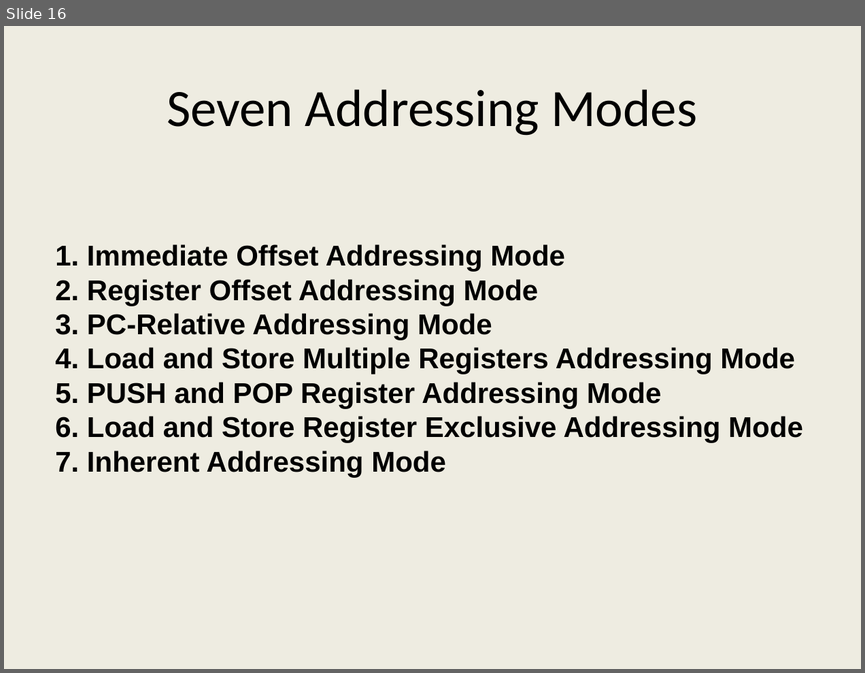
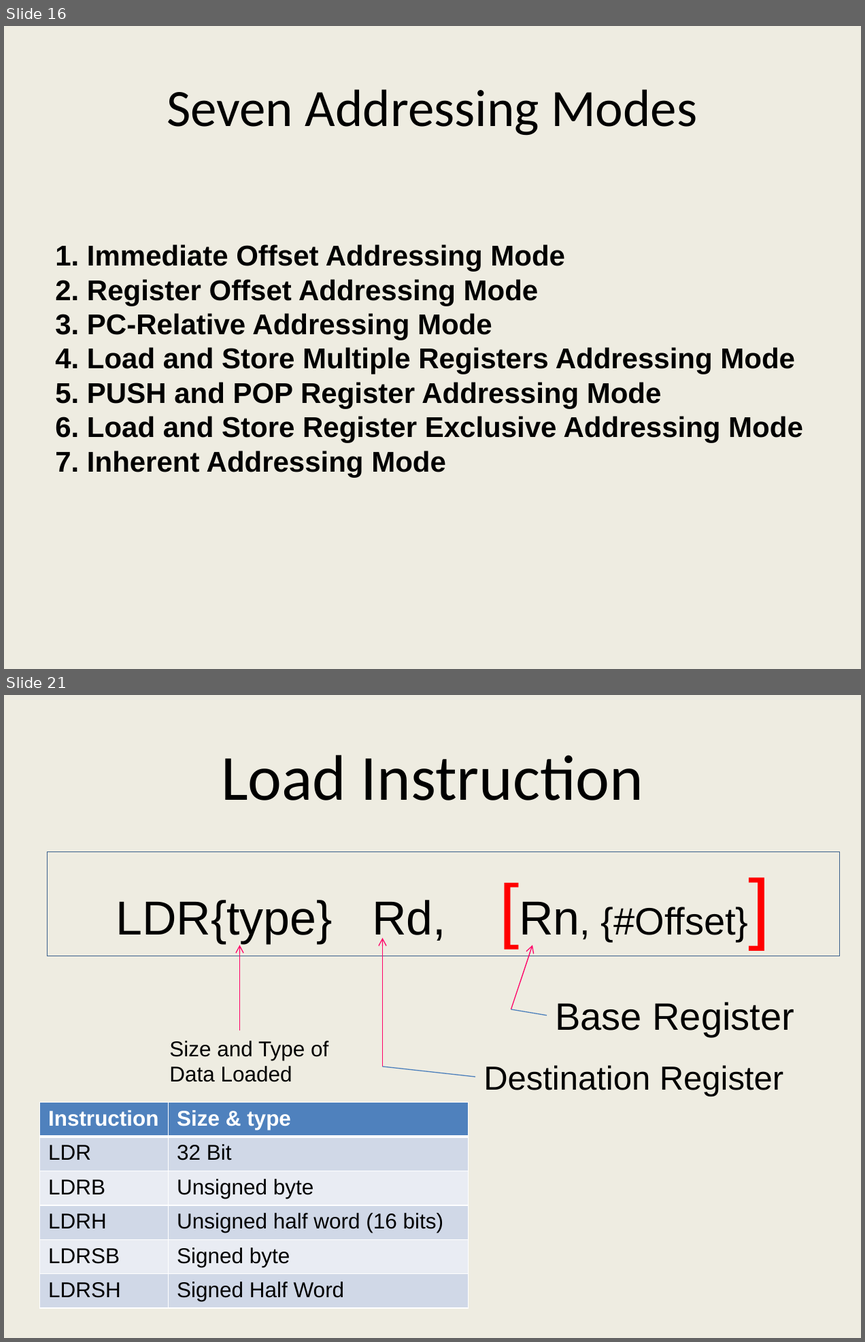
Before and after one commit to girishsukukumar/ARM-Architecture, a slide deck: Module-5.pptx. Shown one above the other, each under a label of ours: slide 16 before the commit, slides 16 and 21 after it; the slides between them are not shown. The pictures are 865x673 and 865x1342 pixels, drawn with LibreOffice and Linux fonts; fonts in the diff are those of the drawing. Boxes give left, top, right and bottom in pixels: in the first picture for what was removed or moved away, otherwise in the second. Text is boxed around its words. In the diff, an @@ line names an element or a change of style, - is before the commit and + after.

```diff
--- a/Module-5.pptx
+++ b/Module-5.pptx
@@ slide 21 added at [4,695,861,1338], background #EEECE1 @@
@@ title added at [221,755,643,800], 54 pt, text #000000 @@
+Load Instruction
@@ rectangle added at [47,852,839,955], outline #3A5F8C 0.75 pt, 40 pt, text #000000 @@
+LDR{type} Rd, [Rn, {#Offset}]
@@ arrow added from (383, 1066) to (383, 938), #FF0066 0.75 pt @@
@@ arrow added from (239, 1031) to (239, 945), #FF0066 0.75 pt @@
@@ arrow added from (511, 1009) to (532, 945), #FF0066 0.75 pt @@
@@ line added from (511, 1009) to (547, 1015), #4B7EBC 0.75 pt @@
@@ text added at [555,1002,793,1037], 32 pt, text #000000 @@
+Base Register
@@ text added at [169,1040,328,1082], 18 pt, text #000000 @@
+Size and Type of
+Data Loaded
@@ line added from (383, 1066) to (475, 1076), #4B7EBC 0.75 pt @@
@@ text added at [483,1065,783,1096], 28 pt, text #000000 @@
+Destination Register
@@ table added at [40,1102,468,1308], 6 rows, 2 columns @@
+Instruction | Size & type
+LDR | 32 Bit
+LDRB | Unsigned byte
+LDRH | Unsigned half word (16 bits)
+LDRSB | Signed byte
+LDRSH | Signed Half Word
```
Also in this commit, not shown: 6 slides changed, 23 other slides added, 1 slide removed.
